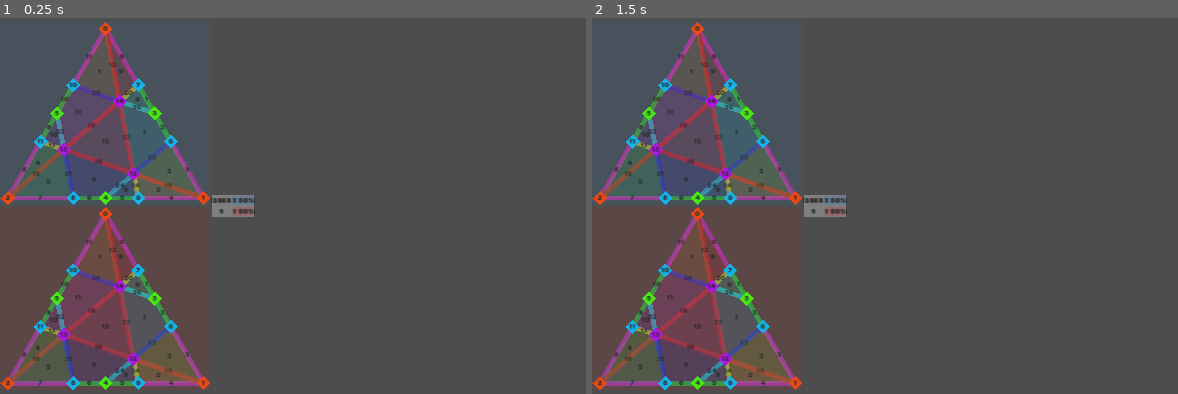
Above: before the commit, frames 1-2 (left to right).
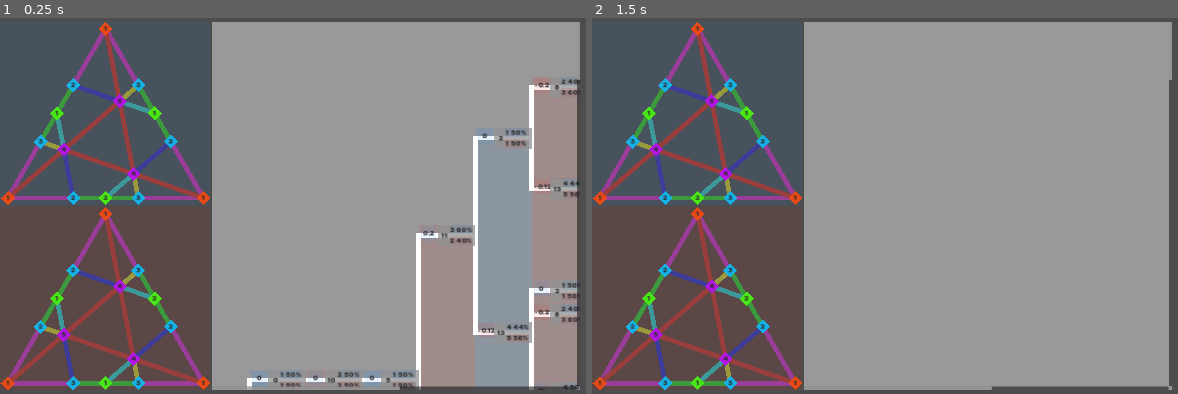
Above: after the commit, the same moments.

Repository: Pe3Hu/whakatuma
Game: Godot game, scene res://scene/0/world.tscn
Two runs of this game, one before a commit and one after it. Both use one fixed random seed, a clock stepped at 60 frames per second and the inputs below.
Inputs:
- Up to frame 1 (0.25 s): no input
- Up to frame 2 (1.5 s): tap Enter at 0.5 s; hold D 0.53-1.28 s; tap Space at 0.6, 0.77, 1.07, 1.25, 1.35 s; hold A from 1.28 s (still down)

The runs differ from the first frame. In frame 1, 61% of the frame differs, in the area x 0-99%, y 1-99%; in frame 2, 62%.

Commit message:
version 0.0022
1. Iterations align and swallow funcs added

Diff:
--- /dev/null
+++ b/scene/0/branch_prize.gd
@@ -0,0 +1,27 @@
+class_name BranchPrize extends PanelContainer
+
+
+@export var branch: Branch:
+	set(branch_):
+		branch = branch_
+		#init_labels_text()
+	get:
+		return branch
+@export var index: Label
+@export var prize: Label
+
+const max_size = Vector2(30, 40)
+
+
+func init_labels_text() -> void:
+	index.text = str(branch.index)
+	prize.text = str(branch.prize)#.pad_decimals(2)
+	var style = StyleBoxFlat.new()
+
+	if branch.prize > 0:
+		style.bg_color = Global.color.club["first"]
+	if branch.prize < 0:
+		style.bg_color = Global.color.club["second"]
+
+	if branch.prize != 0:
+		set("theme_override_styles/panel", style)
--- /dev/null
+++ b/scene/0/branch_prize.tscn
@@ -0,0 +1,42 @@
+[gd_scene load_steps=4 format=3 uid="uid://53g38ar71whb"]
+
+[ext_resource type="Script" path="res://scene/0/branch_prize.gd" id="1_g3nm0"]
+[ext_resource type="FontFile" uid="uid://33eqagvh85us" path="res://asset/font/digital/Inter-Black.ttf" id="2_soq1j"]
+
+[sub_resource type="StyleBoxFlat" id="StyleBoxFlat_4a0es"]
+bg_color = Color(0.462291, 0.462291, 0.46229, 0.611765)
+
+[node name="BranchPrize" type="PanelContainer" node_paths=PackedStringArray("index", "prize")]
+offset_right = 32.0
+offset_bottom = 32.0
+mouse_filter = 2
+theme_override_styles/panel = SubResource("StyleBoxFlat_4a0es")
+script = ExtResource("1_g3nm0")
+index = NodePath("Labels/Index")
+prize = NodePath("Labels/Prize")
+
+[node name="Labels" type="VBoxContainer" parent="."]
+layout_mode = 2
+theme_override_constants/separation = 4
+alignment = 1
+
+[node name="Index" type="Label" parent="Labels"]
+visible = false
+texture_filter = 2
+layout_mode = 2
+theme_override_colors/font_color = Color(0.17, 0.17, 0.17, 1)
+theme_override_fonts/font = ExtResource("2_soq1j")
+theme_override_font_sizes/font_size = 14
+text = "9"
+horizontal_alignment = 1
+vertical_alignment = 1
+
+[node name="Prize" type="Label" parent="Labels"]
+texture_filter = 2
+layout_mode = 2
+theme_override_colors/font_color = Color(0.17, 0.17, 0.17, 1)
+theme_override_fonts/font = ExtResource("2_soq1j")
+theme_override_font_sizes/font_size = 14
+text = "9"
+horizontal_alignment = 1
+vertical_alignment = 1
--- a/scene/0/framed_ramification.gd
+++ b/scene/0/framed_ramification.gd
@@ -16,9 +16,11 @@
 
 
 func init_powers() -> void:
-	#for _i in Global.arr.order.size():
-	#	var order = Global.arr.order[_i]
 	for order in Global.arr.order:
 		var powerProbability = get(order)
 		powerProbability.club = ramification.graph.judge.get(order)
- 		#powerProbability.platform = ramification.platforms[_i]
+
+func set_bg_color(color_: Color) -> void:
+	var style = StyleBoxFlat.new()
+	style.bg_color = color_
+	set("theme_override_styles/panel", style)
--- a/scene/0/framed_ramification.tscn
+++ b/scene/0/framed_ramification.tscn
@@ -4,14 +4,14 @@
 [ext_resource type="FontFile" uid="uid://33eqagvh85us" path="res://asset/font/digital/Inter-Black.ttf" id="2_c4ocj"]
 [ext_resource type="PackedScene" uid="uid://dxvkb8wp04phy" path="res://scene/0/power_probability.tscn" id="3_uccsa"]
 
-[sub_resource type="StyleBoxEmpty" id="StyleBoxEmpty_gsolj"]
+[sub_resource type="StyleBoxFlat" id="StyleBoxFlat_ma2xl"]
+bg_color = Color(0.6, 0.6, 0.6, 0.572549)
 
 [node name="FramedRamification" type="PanelContainer" node_paths=PackedStringArray("first", "second", "indexRamification", "indexPlatform")]
-custom_minimum_size = Vector2(100, 50)
 offset_right = 32.0
 offset_bottom = 32.0
 mouse_filter = 2
-theme_override_styles/panel = SubResource("StyleBoxEmpty_gsolj")
+theme_override_styles/panel = SubResource("StyleBoxFlat_ma2xl")
 script = ExtResource("1_qntuf")
 first = NodePath("HBox/Powers/First")
 second = NodePath("HBox/Powers/Second")
@@ -36,6 +36,7 @@
 alignment = 1
 
 [node name="Ramification" type="Label" parent="HBox/Indexs"]
+visible = false
 texture_filter = 2
 layout_mode = 2
 theme_override_colors/font_color = Color(0.17, 0.17, 0.17, 1)
--- a/scene/0/power_probability.gd
+++ b/scene/0/power_probability.gd
@@ -19,9 +19,12 @@
 @export var power: Label
 @export var probability: Label
 
+var proportion: float
+
 
 func init_labels_text() -> void:
 	var _i = Global.arr.order.find(club.order)
 	var platform = framed_ramification.ramification.platforms[_i]
 	power.text = str(platform.power)
-	probability.text = str(platform.power * 100 / framed_ramification.ramification.powers) + "%"
+	proportion = snapped(float(platform.power) / framed_ramification.ramification.powers, 0.01)
+	probability.text = str(int(proportion * 100)) + "%"
--- a/scene/1/bridge.tscn
+++ b/scene/1/bridge.tscn
@@ -8,3 +8,4 @@
 indexLabel = NodePath("IndexLabel")
 
 [node name="IndexLabel" parent="." instance=ExtResource("2_qg047")]
+visible = false
--- a/scene/1/sector.tscn
+++ b/scene/1/sector.tscn
@@ -4,6 +4,7 @@
 [ext_resource type="PackedScene" uid="uid://cbm1si2has2pg" path="res://scene/0/framed_label.tscn" id="2_41rki"]
 
 [node name="Sector" type="Polygon2D" node_paths=PackedStringArray("IndexLabel")]
+visible = false
 script = ExtResource("1_vmm7c")
 IndexLabel = NodePath("IndexLabel")
 
--- a/scene/2/arena.tscn
+++ b/scene/2/arena.tscn
@@ -23,6 +23,5 @@
 theme_override_constants/separation = 4
 alignment = 1
 
-[node name="Judge" parent="HBox" node_paths=PackedStringArray("arena") instance=ExtResource("2_m3dqt")]
+[node name="Judge" parent="HBox" instance=ExtResource("2_m3dqt")]
 layout_mode = 2
-arena = NodePath("../..")
--- a/scene/2/judge.gd
+++ b/scene/2/judge.gd
@@ -1,6 +1,7 @@
-class_name Judge extends PanelContainer
+class_name Judge extends ScrollContainer
 
 
+@export var control: Control
 @export var arena: Arena:
 	set(arena_):
 		arena = arena_
@@ -14,10 +15,101 @@
 
 var first: Club
 var second: Club
+var max_row: int = 0
+var swallow_col: int
 
 
 func roll_root() -> void:
 	var opitons = [14]
 	var index = opitons.pick_random()
 	graph.add_ramification(index, null)
+
+	for _i in 15:
+		graph.next_iteration()
+
+	align_graph()
+	final_clean()
+	#get_all_roots()
+	swallow_iterations()
+
+func align_graph() -> void:
+	var flag = false
+
+	for col in range(graph.cols.keys().back(), -1, -1):
+		graph.cols[col].align_previous_ramifications()
+
+		if graph.cols[col].ramifications.size() > max_row:
+			flag = true
+			max_row = graph.cols[col].ramifications.size()
+
+	if flag:
+		control.custom_minimum_size.y = (max_row - 1) * graph.offset_ramification.y + graph.ramification_size.y # * 2
+		#print(["max_row", max_row])
+		control.custom_minimum_size.x = (graph.grid.x) * graph.offset_ramification.x + graph.ramification_size.x
+		graph.position.y = control.custom_minimum_size.y / 2 + graph.offset_ramification.y / 2
+
+func manual_iteration() -> void:
 	graph.next_iteration()
+	align_graph()
+
+func erase_iteration() -> void:
+	var col = graph.cols.keys().back()
+	var iteration = graph.cols[col]
+	iteration.crush()
+	graph.grid.x -= 1
+	align_graph()
+
+func final_clean() -> void:
+	#for iteration in graph.iterations.get_children():
+	for col in range(graph.grid.x, -1, -1):
+		var iteration = graph.cols[col]
+		var ramifications = iteration.ramifications.filter(func(a): return a.is_clone)
+
+		for ramification in ramifications:
+			ramification.crush()
+
+func get_all_roots() -> void:
+	var roots = []
+
+	for iteration in graph.iterations.get_children():
+		var ramifications = iteration.ramifications.filter(func(a): return a.is_root and !a.is_clone)
+		roots.append_array(ramifications)
+
+	print(graph.ramifications.get_child_count())
+	#print(roots.size())
+
+func swallow_iterations() -> void:
+	swallow_col = graph.cols.keys().back()
+	var stop = true
+
+	while !stop:
+		stop = swallow_last_iteration()
+
+func swallow_last_iteration() -> bool:
+	var iteration = graph.cols[swallow_col]
+
+	var predestinations = iteration.ramifications.filter(func(a): return a.next_ramifications.size() == 1)
+	var choices = iteration.ramifications.filter(func(a): return a.next_ramifications.size() > 1)
+
+	for ramification in predestinations:
+		ramification.swallow_next_ramifications()
+
+	if !choices.is_empty():
+		for ramification in choices:
+			ramification.swallow_next_ramifications()
+
+	swallow_col -= 1
+	return !choices.is_empty()
+
+func _input(event) -> void:
+	if event is InputEventKey:
+		match event.keycode:
+			KEY_D:
+				if event.is_pressed() && !event.is_echo():
+					manual_iteration()
+			KEY_A:
+				if event.is_pressed() && !event.is_echo():
+					erase_iteration()
+			KEY_SPACE:
+				if event.is_pressed() && !event.is_echo():
+					swallow_last_iteration()
--- a/scene/2/judge.tscn
+++ b/scene/2/judge.tscn
@@ -1,11 +1,12 @@
-[gd_scene load_steps=4 format=3 uid="uid://cxl7kfpkxl1oh"]
+[gd_scene load_steps=4 format=3 uid="uid://lbn8gbcipoa0"]
 
 [ext_resource type="Script" path="res://scene/2/judge.gd" id="1_55vty"]
 [ext_resource type="PackedScene" uid="uid://dh1qva30aarvr" path="res://scene/3/graph.tscn" id="2_qw0l0"]
 
-[sub_resource type="StyleBoxEmpty" id="StyleBoxEmpty_obprw"]
+[sub_resource type="StyleBoxFlat" id="StyleBoxFlat_7y1j1"]
 
-[node name="Judge" type="PanelContainer" node_paths=PackedStringArray("graph")]
+[node name="Judge" type="ScrollContainer" node_paths=PackedStringArray("control", "graph")]
+custom_minimum_size = Vector2(784, 784)
 anchors_preset = 4
 anchor_top = 0.5
 anchor_bottom = 0.5
@@ -13,11 +14,20 @@
 offset_right = 40.0
 offset_bottom = 20.0
 grow_vertical = 2
+size_flags_horizontal = 4
+size_flags_vertical = 4
+theme_override_styles/panel = SubResource("StyleBoxFlat_7y1j1")
+horizontal_scroll_mode = 2
+vertical_scroll_mode = 2
+script = ExtResource("1_55vty")
+control = NodePath("Control")
+graph = NodePath("Control/Graph")
+
+[node name="Control" type="Control" parent="."]
+custom_minimum_size = Vector2(800, 800)
+layout_mode = 2
 size_flags_horizontal = 0
 size_flags_vertical = 4
-theme_override_styles/panel = SubResource("StyleBoxEmpty_obprw")
-script = ExtResource("1_55vty")
-graph = NodePath("Graph")
 
-[node name="Graph" parent="." node_paths=PackedStringArray("judge") instance=ExtResource("2_qw0l0")]
-judge = NodePath("..")
+[node name="Graph" parent="Control" node_paths=PackedStringArray("judge") instance=ExtResource("2_qw0l0")]
+judge = NodePath("../..")
--- a/scene/3/branch.gd
+++ b/scene/3/branch.gd
@@ -2,17 +2,10 @@
 
 
 
-@export var indexLabel: FramedLabel
+@export var branchPrize: BranchPrize
 @export var graph: Graph:
 	set(graph_):
 		graph = graph_
-
-		var resource = TripletResource.new()
-		resource.type = "frame"
-		resource.subtype = "bridge"
-		resource.value = Global.num.index.branch
-		indexLabel.set_resource(resource)
-
 		index = int(Global.num.index.branch)
 		Global.num.index.branch += 1
 	get:
@@ -20,18 +13,64 @@
 @export var ramifications: Array:
 	set(ramifications_):
 		ramifications = ramifications_
-		init_vertexs()
+
+		if !ramifications[0].is_root:
+			branchPrize.branch = self
+			update_vertexs()
+			calc_prize()
+		#else:
+		#	visible = false
 	get:
 		return ramifications
+@export var prize: float = 0:
+	set(prize_):
+		prize = prize_
+		branchPrize.init_labels_text()
+	get:
+		return prize
 
 var index: int
+@export var is_swallowed: bool = false:
+	set(is_swallowed_):
+		is_swallowed = is_swallowed_
+		visible = !is_swallowed
+	get:
+		return is_swallowed
 
 
-func init_vertexs() -> void:
+func update_vertexs() -> void:
+	var step = 2
+	clear_points()
+	var a = ramifications[0].position
+	var b = ramifications[1].position
+	var c = Vector2(a.x + graph.ramification_size.x / step, a.y)
+	var d = Vector2(a.x + graph.ramification_size.x / step, b.y)
+	#var c = Vector2(a.x + (b.x - a.x) / step, a.y)
+	#var d = Vector2(a.x + (b.x - a.x) / step, b.y)
+	var vertexs = [a, c, d, b]
+
+	for vertex in vertexs:
+		add_point(vertex)
+
+	branchPrize.position = Vector2(d.x - (c.x - (b.x - graph.ramification_size.x / step)) / step, b.y)
+	branchPrize.position -= branchPrize.max_size / step
+
+func calc_prize() -> void:
+	prize = 0
+	var ramification = ramifications[1]
+
+	for order in Global.arr.order:
+		var proportion = ramification.framedRamification.get(order).proportion
+
+		match order:
+			"second":
+				proportion *= -1
+
+		prize += proportion
+
+func crush() -> void:
 	for ramification in ramifications:
-		var vertex = ramification.position
-		add_point(vertex)
-		indexLabel.position += vertex
+		ramification.branchs.erase(self)
 
-	indexLabel.position /= ramifications.size()
-	indexLabel.position -= indexLabel.max_size / 2
+	graph.branchs.remove_child(self)
+	queue_free()
--- a/scene/3/branch.tscn
+++ b/scene/3/branch.tscn
@@ -1,10 +1,10 @@
-[gd_scene load_steps=3 format=3 uid="uid://bot1eqos4dx6j"]
+[gd_scene load_steps=3 format=3 uid="uid://bin6t7cbngoby"]
 
+[ext_resource type="PackedScene" uid="uid://53g38ar71whb" path="res://scene/0/branch_prize.tscn" id="1_85p8w"]
 [ext_resource type="Script" path="res://scene/3/branch.gd" id="1_88cnl"]
-[ext_resource type="PackedScene" uid="uid://cbm1si2has2pg" path="res://scene/0/framed_label.tscn" id="2_j7yx3"]
 
-[node name="Branch" type="Line2D"]
+[node name="Branch" type="Line2D" node_paths=PackedStringArray("branchPrize")]
 script = ExtResource("1_88cnl")
+branchPrize = NodePath("BranchPrize")
 
-[node name="IndexLabel" parent="." instance=ExtResource("2_j7yx3")]
-visible = false
+[node name="BranchPrize" parent="." instance=ExtResource("1_85p8w")]
--- a/scene/3/graph.gd
+++ b/scene/3/graph.gd
@@ -12,11 +12,15 @@
 
 var cols = {}
 var grid = Vector2i(0, 0)
+var obstacles = [4, 7]
 
-const offset_ramification = 240
-const ramification_size = Vector2(90, 45)
+const offset_ramification = Vector2(120, 50)
+const ramification_size = Vector2(80, 45)
 const branch_width = 10
 
+
+func _ready() -> void:
+	position = ramification_size / 2
 
 func add_ramification(platform_index_: int, previous_ramification_: Ramification) -> void:
 	if !cols.has(grid.x):
@@ -31,6 +35,15 @@
 	cols[grid.x].add_ramification(ramification)
 	grid.y += 1
 
+func add_branch(a_: Ramification, b_: Ramification) -> void:
+	var branch = branch_scene.instantiate()
+	branch.graph = self
+	branch.ramifications = [a_, b_]
+	branchs.add_child(branch)
+	a_.branchs[branch] = b_
+	b_.branchs[branch] = a_
+	a_.next_ramifications.append(b_)
+
 func add_iteration(col_: int) -> void:
 	var iteration = iteration_scene.instantiate()
 	iteration.graph = self
@@ -41,11 +54,22 @@
 	var last_col = cols.keys().back()
 	var iteration = cols[last_col]
 
+	var all_roots = true
+
 	for ramification in iteration.ramifications:
-		var indexs = ramification.get_next_platform_indexs()
+		if !ramification.is_root:
+			all_roots = false
+			break
 
-		for index in indexs:
-			add_ramification(index, ramification)
+	if !all_roots:
+		grid.x += 1
+		grid.y = 0
 
-	grid.x += 1
-	grid.y = 0
+		for ramification in iteration.ramifications:
+			if !ramification.is_root:
+				var indexs = ramification.get_next_platform_indexs().filter(func (a): return !obstacles.has(a))
+
+				for index in indexs:
+					add_ramification(index, ramification)
+			else:
+				add_ramification(ramification.platform_index, ramification)
--- a/scene/3/iteration.gd
+++ b/scene/3/iteration.gd
@@ -1,4 +1,4 @@
-class_name Iteration extends Node2D
+class_name Iteration extends Polygon2D
 
 
 @export var graph: Graph
@@ -8,13 +8,86 @@
 	set(col_):
 		col = col_
 		graph.cols[col] = self
+		position.x = graph.offset_ramification.x * (col)# + graph.ramification_size.x / 2
+
+		match col % 2:
+			0:
+				order = "second"
+			1:
+				order = "first"
 	get:
 		return col
+@export_enum("second", "first") var order: String:
+	set(order_):
+		order = order_
+		color = Global.color.club[order]
+	get:
+		return order
 
+var min_y
+var max_y
 
 func add_ramification(ramification_: Ramification) -> void:
 	ramifications.append(ramification_)
+	ramification_.iteration = self
 	align_ramifications()
 
 func align_ramifications() -> void:
-	pass
+	for _i in ramifications.size():
+		var y = (-float(ramifications.size()) / 2 + _i) * graph.offset_ramification.y
+		var x = col * graph.offset_ramification.x
+		var ramification = ramifications[_i]
+		ramification.position = Vector2(x, y)
+
+		for branch in ramification.branchs:
+			branch.update_vertexs()
+
+func align_previous_ramifications() -> void:
+	min_y = null#graph.judge.control.custom_minimum_size.y
+	max_y = null#graph.judge.control.custom_minimum_size.y
+
+	if col < graph.cols.keys().back():
+		for ramification in ramifications:
+			ramification.position.y = 0
+
+			for next_ramification in ramification.next_ramifications:
+				ramification.position.y += next_ramification.position.y
+
+			ramification.position.y /= ramification.next_ramifications.size()
+
+			if !ramification.is_clone:
+				if min_y == null:
+					min_y = ramification.position.y
+				elif min_y > ramification.position.y:
+					min_y = ramification.position.y
+
+				if max_y == null:
+					max_y = ramification.position.y
+				elif max_y < ramification.position.y:
+					max_y = ramification.position.y
+
+			for branch in ramification.branchs:
+				branch.update_vertexs()
+
+		min_y -= graph.ramification_size.y * 0.5
+		max_y += graph.ramification_size.y * 0.5
+		init_vertexs()
+
+func init_vertexs() -> void:
+	if col > 0:
+		var x = (graph.offset_ramification.x - graph.ramification_size.x / 2) / 2
+		var a = Vector2(-graph.ramification_size.x / 2 - x, min_y)
+		var b = Vector2(graph.ramification_size.x / 2, min_y)
+		var c = Vector2(graph.ramification_size.x / 2, max_y)
+		var d = Vector2(-graph.ramification_size.x / 2 - x, max_y)
+		var vertexs = [a, b, c, d]
+		set_polygon(vertexs)
+
+func crush() -> void:
+	#print(["ramifications", ramifications.size()])
+	while !ramifications.is_empty():
+		var ramification = ramifications[0]
+		ramification.crush()
+
+	graph.cols.erase(col)
+	queue_free()
--- a/scene/3/iteration.tscn
+++ b/scene/3/iteration.tscn
@@ -2,5 +2,5 @@
 
 [ext_resource type="Script" path="res://scene/3/iteration.gd" id="1_np0fj"]
 
-[node name="Iteration" type="Node2D"]
+[node name="Iteration" type="Polygon2D"]
 script = ExtResource("1_np0fj")
--- a/scene/3/ramification.gd
+++ b/scene/3/ramification.gd
@@ -5,20 +5,31 @@
 @export var graph: Graph:
 	set(graph_):
 		graph = graph_
-
+		framedRamification.custom_minimum_size = graph.ramification_size
 		init_vertexs()
 		index = int(Global.num.index.ramification)
 		Global.num.index.ramification += 1
-		unvisited_platforms.append_array(Global.dict.platform.index.keys())
 	get:
 		return graph
 @export var previous_ramification: Ramification:
 	set(previous_ramification_):
 		previous_ramification = previous_ramification_
+		unvisited_platforms = get_next_platform_indexs()
 
 		if previous_ramification != null:
-			for index in previous_ramification.visited_platforms:
-				set_platform_index_as_visited(index)
+			graph.add_branch(previous_ramification, self)
+
+			if previous_ramification.is_root:
+				is_root = true
+				is_clone = true
+				unvisited_platforms = []
+			else:
+
+				for _index in previous_ramification.visited_platforms:
+					set_platform_index_as_visited(_index)
+
+				if unvisited_platforms.is_empty():
+					is_root = true
 	get:
 		return previous_ramification
 @export var platform_index: int:
@@ -35,13 +46,32 @@
 		set_platform_index_as_visited(platform_index)
 	get:
 		return platform_index
+@export var is_root: bool = false:
+	set(is_root_):
+		is_root = is_root_
 
+		if is_root:
+			var bg_color = Color.from_hsv(0, 0, 0, 0.2)
+			framedRamification.set_bg_color(bg_color)
+	get:
+		return is_root
+@export var is_swallowed: bool = false:
+	set(is_swallowed_):
+		is_swallowed = is_swallowed_
+		visible = !is_swallowed
+	get:
+		return is_swallowed
+
+var iteration: Iteration
 var grid: Vector2i
 var index: int
 var platforms: Array
 var powers: int = 0
 var visited_platforms = []
 var unvisited_platforms = []
+var branchs: Dictionary
+var next_ramifications: Array[Ramification]
+var is_clone: bool = false
 
 
 func init_vertexs() -> void:
@@ -63,4 +93,35 @@
 		visited_platforms.append(index_)
 
 func get_next_platform_indexs() -> Array:
-	return Global.dict.platform.index[platform_index].platforms.filter(func (a): return unvisited_platforms.has(a))
+	return Global.dict.platform.index[platform_index].platforms.filter(func (a): return !visited_platforms.has(a)).filter(func (a): return !graph.obstacles.has(a))
+
+func swallow_next_ramifications() -> void:
+	var prizes = []
+	var previous_branch
+
+	for branch in branchs:
+		if next_ramifications.has(branchs[branch]):
+			branchs[branch].is_swallowed = true
+			branch.is_swallowed = true
+			prizes.append(branch.prize)
+		else:
+			previous_branch = branch
+
+	match iteration.order:
+		"first":
+			prizes.sort_custom(func(a, b): return a < b)
+		"second":
+			prizes.sort_custom(func(a, b): return a > b)
+
+	previous_branch.prize += prizes[0]
+
+func crush() -> void:
+	iteration.ramifications.erase(self)
+	previous_ramification.next_ramifications.erase(self)
+
+	for branch in branchs:
+		branch.crush()
+
+	graph.ramifications.remove_child(self)
+	queue_free()
+	#Global.num.index.ramification -= 1
Not shown: 1 places in scene/1/platform.tscn that only renumber resources
Not shown: 1 places in scene/2/arena.tscn that only renumber resources
